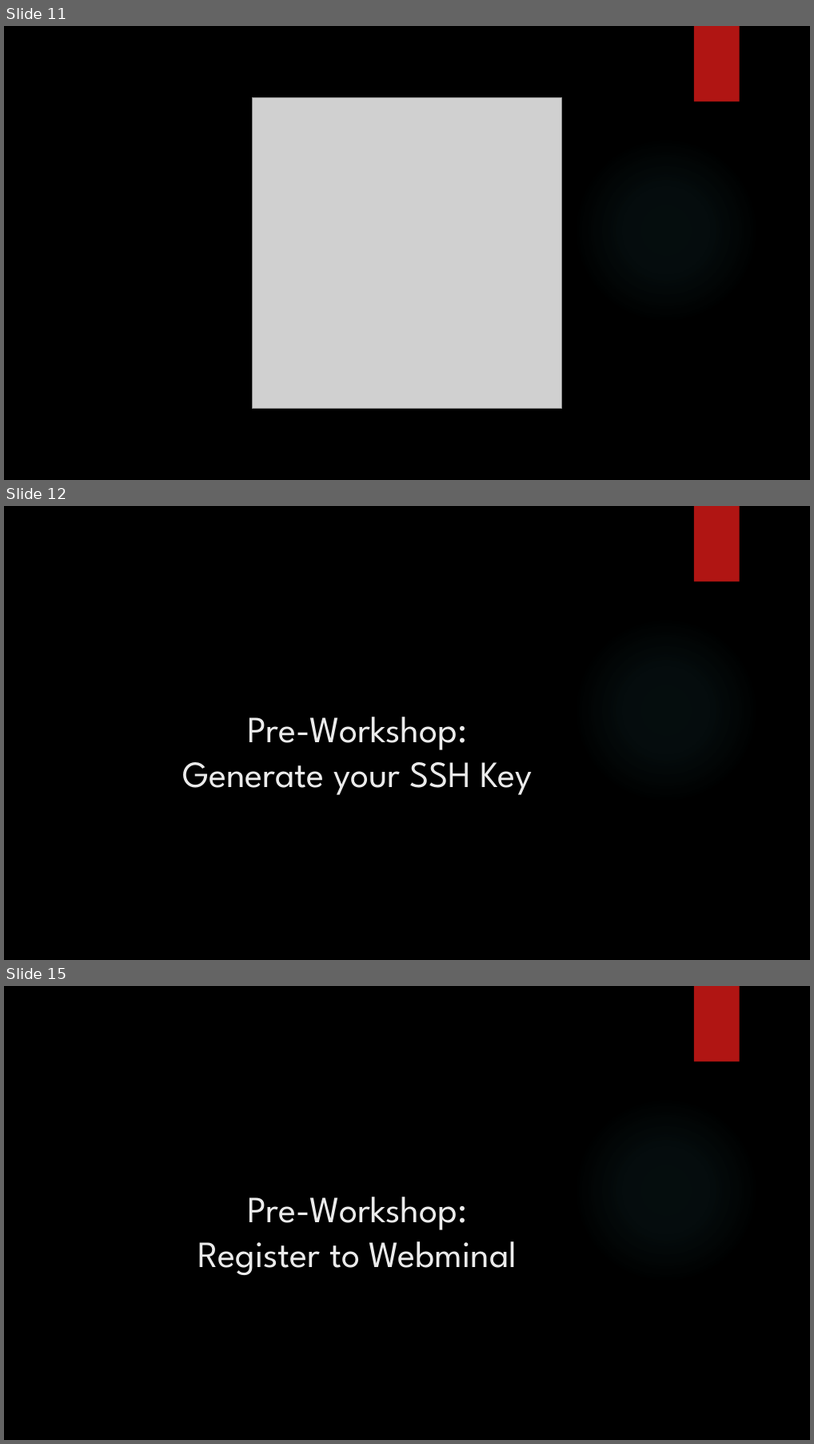
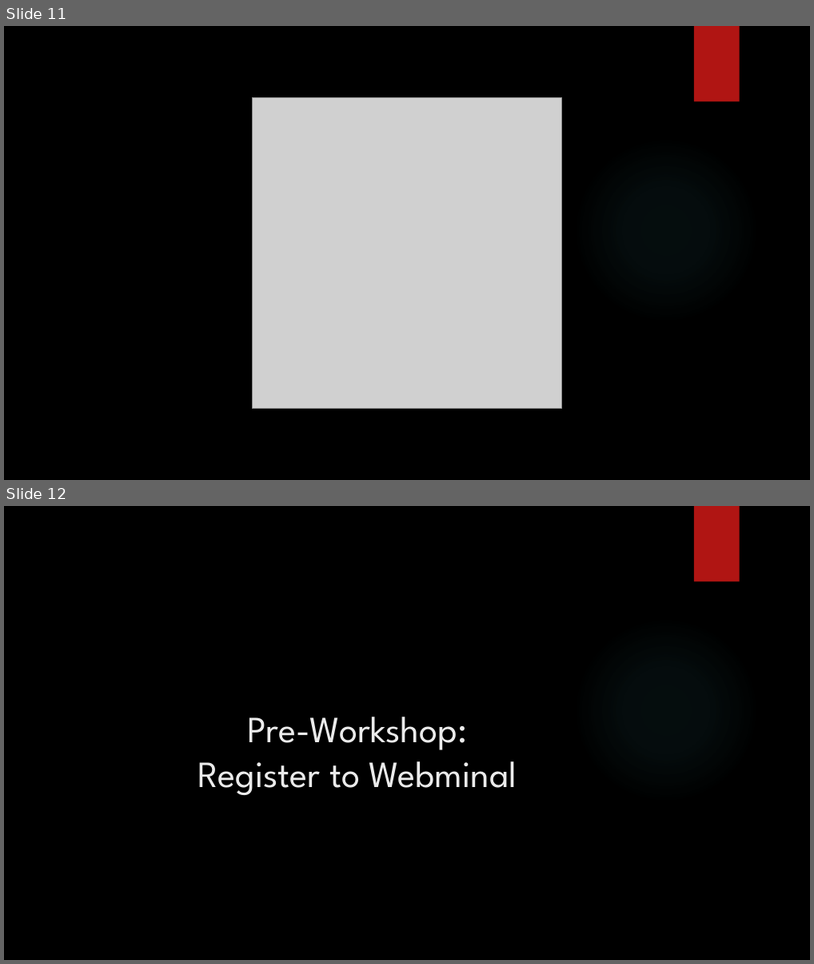
Before and after one commit to sysmedicine/KCLModule2_2022, a slide deck: IntroductionLinux/IntroToLinux_Day1_2022.pptx. Shown one above the other, each under a label of ours: slides 11, 12 and 15 before the commit, slides 11 and 12 after it; the slides between them are not shown. The pictures are 814x1444 and 814x964 pixels, drawn with LibreOffice and Linux fonts; fonts in the diff are those of the drawing; grey boxes stand for pictures; background and template pictures are left out. Boxes give left, top, right and bottom in pixels: in the first picture for what was removed or moved away, otherwise in the second. Text is boxed around its words. In the diff, an @@ line names an element or a change of style, - is before the commit and + after.

```diff
--- a/IntroductionLinux/IntroToLinux_Day1_2022.pptx
+++ b/IntroductionLinux/IntroToLinux_Day1_2022.pptx
@@ slide 12 removed at box(4, 506, 810, 960), background picture (left out); not listed: 2 template elements that a slide beside it also shows @@
@@ title removed at box(183, 716, 532, 795) @@
-Pre-Workshop:
-Generate your SSH Key
@@ what was slide 15 is now slide 12 @@
```
Also in this commit, not shown: 2 slides changed, 4 other slides removed, 1 other file.
